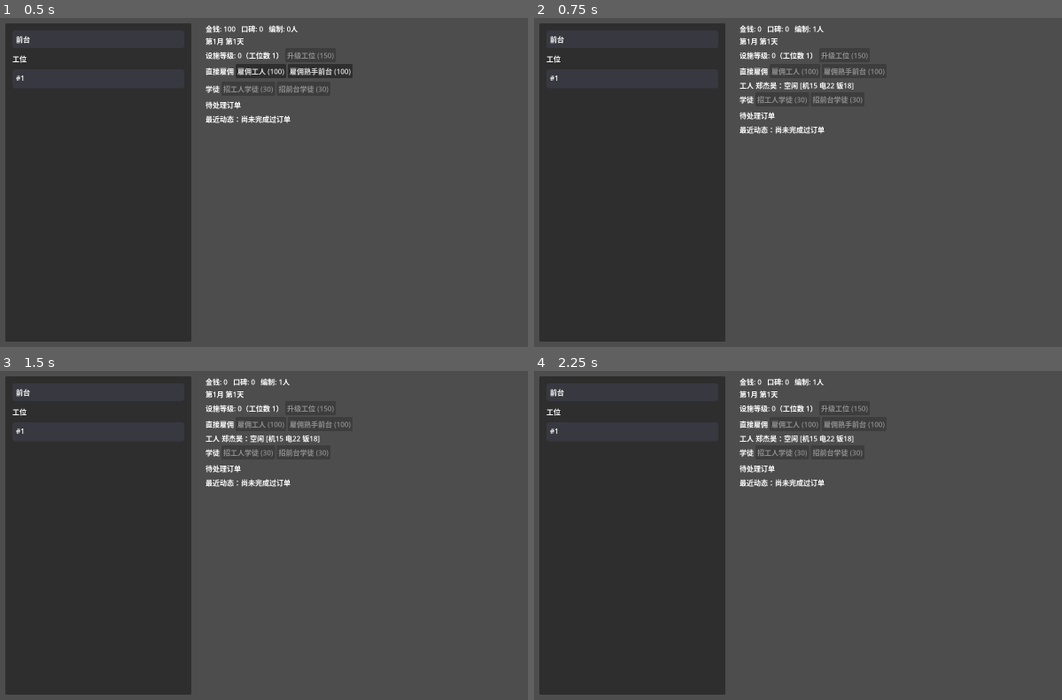
Above: before the commit, frames 1-4 (two rows, left to right).
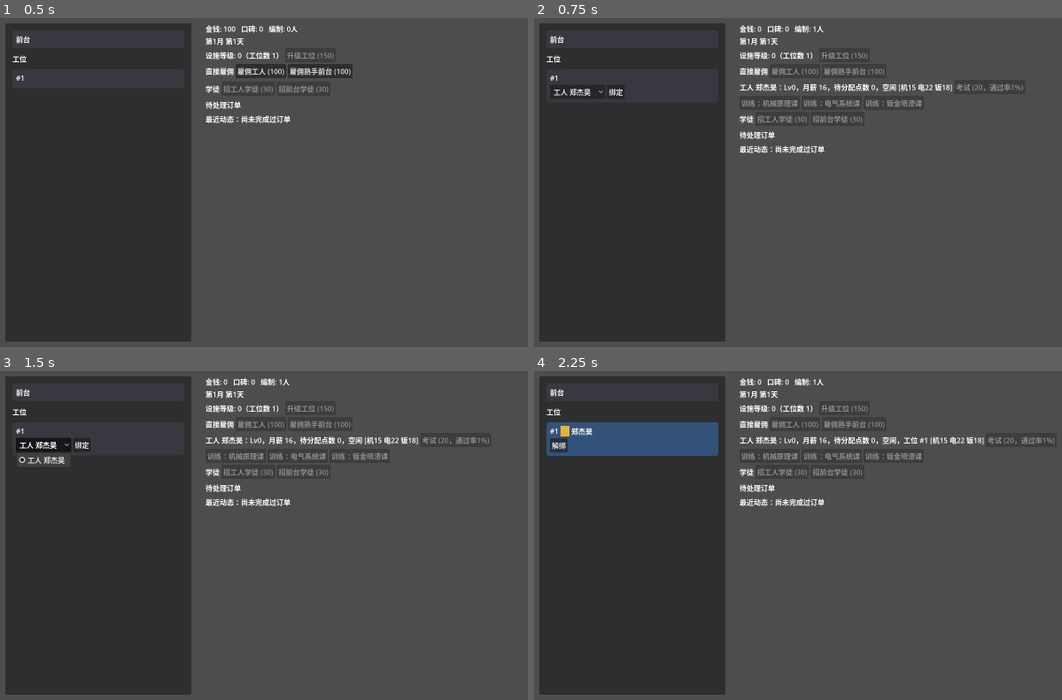
Above: after the commit, the same moments.

Repository: XinLiucc/cocos-game-project
Game: Godot game, scene res://scenes/Main.tscn
Two runs of this game, one before a commit and one after it. Both use one fixed random seed, a clock stepped at 60 frames per second and the inputs below.
Inputs (mouse positions are in pixels of both pictures, inside the frame that each line leads up to):
- Up to frame 1 (0.5 s): no input
- Up to frame 2 (0.75 s): click "雇佣工人 (100)" at 0.5 s
- Up to frame 3 (1.5 s): click (42, 443) at 1.25 s, where only the run after the commit has a clickable "工人 郑杰昊"
- Up to frame 4 (2.25 s): click (618, 443) at 2 s, where only the run after the commit has a clickable "绑定"

Frame 1 is identical in both runs. In frame 2, 2.1% of the frame differs, in the area x 3-93%, y 19-42%; in frame 3, 2.3%; in frame 4, 5.3%, in the area x 2-99%, y 15-42%.
Error before the commit: Invalid call. Nonexistent function 'apprentices' in base 'Node (GameState.gd)'. (res://scripts/Main.gd:580)

Commit message:
Split worker/front-desk roster lists by track instead of kind
Following GameState.gd's data-model unification, replace the two
kind-based lists (permanent workers vs. trainable apprentices) with two
track-based lists (worker vs. front-desk), per user's decision (option
A). Each list now holds an employee for life, regardless of when they
qualify — trainee-style controls (exam/training/attribute allocation)
and graduate-style controls (mentor bind/unbind, only for qualified
worker-track) are merged into one row widget that toggles content by
qualified status, keeping the index-stable row-reuse pattern intact.

Also fixes a latent gap in bind_worker_station() surfaced while touching
it: a qualified front-desk employee could previously slip past the
eligibility check and bind to a repair station.

Verified live via godot-mcp: hire flows, exam-driven graduation staying
in the same list slot, mentor eligibility for trained-up workers, and
the station-binding fix.

Diff:
--- a/car_repair_shop/scenes/Main.tscn
+++ b/car_repair_shop/scenes/Main.tscn
@@ -101,7 +101,7 @@
 layout_mode = 2
 text = "招前台学徒 (30)"
 
-[node name="ApprenticeListContainer" type="VBoxContainer" parent="UIRoot/Margin/Layout/UI" unique_id=1219550046]
+[node name="FrontDeskListContainer" type="VBoxContainer" parent="UIRoot/Margin/Layout/UI" unique_id=1219550046]
 layout_mode = 2
 
 [node name="OrderHeaderRow" type="HBoxContainer" parent="UIRoot/Margin/Layout/UI" unique_id=968383375]
--- a/car_repair_shop/scripts/Main.gd
+++ b/car_repair_shop/scripts/Main.gd
@@ -55,7 +55,7 @@
 @onready var hire_worker_apprentice_button: Button = $UIRoot/Margin/Layout/UI/ApprenticeHeaderRow/HireWorkerApprenticeButton
 @onready var hire_front_desk_apprentice_button: Button = $UIRoot/Margin/Layout/UI/ApprenticeHeaderRow/HireFrontDeskApprenticeButton
 @onready var hire_front_desk_button: Button = $UIRoot/Margin/Layout/UI/WorkerHeaderRow/HireFrontDeskButton
-@onready var apprentice_list_container: VBoxContainer = $UIRoot/Margin/Layout/UI/ApprenticeListContainer
+@onready var front_desk_list_container: VBoxContainer = $UIRoot/Margin/Layout/UI/FrontDeskListContainer
 @onready var floor_vbox: VBoxContainer = $UIRoot/Margin/Layout/StationFloorPanel/FloorMargin/FloorVBox
 @onready var station_slots_container: VBoxContainer = $UIRoot/Margin/Layout/StationFloorPanel/FloorMargin/FloorVBox/StationSlotsContainer
 @onready var order_list_container: VBoxContainer = $UIRoot/Margin/Layout/UI/OrderListContainer
@@ -73,9 +73,11 @@
 # 中文文本的排版开销远高于英文（实测每个中文 Label 约 7ms，跟字体无关），列表每帧全量
 # queue_free()+重建就是卡顿的真正根因。改成常驻行控件、按下标复用（员工只增不减，下标稳定），
 # 每次只在算出来的文字真的变了时才写 .text（触发排版），按钮 disabled/visible 是纯布尔状态，
-# 随便更新不会有排版开销。数组下标与 game_state.workers()/apprentices() 的返回顺序一一对应
+# 随便更新不会有排版开销。数组下标与 game_state.worker_track_employees()/front_desk_track_employees()
+# 的返回顺序一一对应（2026-09-08：两个列表改按赛道分——方案A，同一 track 的人转正前后
+# 待在同一个列表里，靠行内容自己切换"学徒/在职"两种展示，不搬家，下标才能稳定复用）
 var _worker_rows: Array[Dictionary] = []
-var _apprentice_rows: Array[Dictionary] = []
+var _front_desk_rows: Array[Dictionary] = []
 # 工位同工人/学徒一样只增不减，下标复用；待处理订单队列长度不超过当前档位容量（最高
 # MAX_QUEUE_CAPACITY），预先按上限建好固定数量的行、按下标复用，不用的行隐藏即可
 var _station_rows: Array[Dictionary] = []
@@ -86,8 +88,8 @@
 var _front_desk_style_by_state: Array[StyleBoxFlat] = []
 # 前台柜台：{"panel":PanelContainer, "badges_container":HBoxContainer, "visual_state":-1}
 var _front_desk_panel: Dictionary = {}
-# 在岗前台学徒的色块+名字，按 game_state.apprentices() 下标复用（学徒只增不减，下标稳定），
-# 不是前台赛道/未转正的学徒对应行直接隐藏
+# 在岗前台的色块+名字，按 game_state.front_desk_track_employees() 下标复用（前台赛道
+# 只增不减，下标稳定），未转正的对应行直接隐藏
 var _front_desk_badge_rows: Array[Dictionary] = []
 # 单次操作里 game_state 信号可能连环触发好几次 _update_all()（比如接单要连续
 # set_employee_busy 师傅+学徒两次），改成只打脏标记、_process() 里每帧最多重建一次列表，
@@ -359,9 +361,9 @@
 		return
 	var e: Dictionary = game_state.get_employee(employee_id)
 	if result["passed"]:
-		last_result_text = "考试：学徒 %s 通过（概率%.0f%%），晋升至 Lv%d" % [e["name"], result["rate"], e["level"]]
+		last_result_text = "考试：%s 通过（概率%.0f%%），晋升至 Lv%d" % [e["name"], result["rate"], e["level"]]
 	else:
-		last_result_text = "考试：学徒 %s 未通过（概率%.0f%%），报名费 %d 打水漂" % [e["name"], result["rate"], game_state.EXAM_COST]
+		last_result_text = "考试：%s 未通过（概率%.0f%%），报名费 %d 打水漂" % [e["name"], result["rate"], game_state.EXAM_COST]
 	_ui_dirty = true
 
 
@@ -446,8 +448,8 @@
 	return " ".join(parts)
 
 
-func _rebuild_worker_action_widgets(entry: Dictionary, worker_id: int, mentor_id: int, available_ids: Array) -> void:
-	var action_container: HBoxContainer = entry["action_container"]
+func _rebuild_mentor_action_widgets(entry: Dictionary, worker_id: int, mentor_id: int, available_ids: Array) -> void:
+	var action_container: HBoxContainer = entry["mentor_action_container"]
 	for child in action_container.get_children():
 		child.queue_free()
 	if mentor_id != -1:
@@ -470,58 +472,6 @@
 	entry["available_ids"] = available_ids
 
 
-func _update_worker_list() -> void:
-	var bound_apprentice_ids: Array = game_state.bound_apprentice_ids()
-	var workers: Array[Dictionary] = game_state.workers()
-	for i in range(workers.size()):
-		var w: Dictionary = workers[i]
-		var entry: Dictionary
-		if i < _worker_rows.size():
-			entry = _worker_rows[i]
-		else:
-			var row := HBoxContainer.new()
-			var new_label := Label.new()
-			row.add_child(new_label)
-			var action_container := HBoxContainer.new()
-			row.add_child(action_container)
-			entry = {"row": row, "label": new_label, "action_container": action_container, "mentor_id": -2, "available_ids": [-2]}
-			_worker_rows.append(entry)
-			worker_list_container.add_child(row)
-
-		var status_text := "空闲"
-		if w["busy"]:
-			var job := _find_by_employee(active_jobs, w["id"])
-			if not job.is_empty():
-				var order: Resource = job["order"]
-				var apprentice_id: int = job.get("apprentice_id", -1)
-				if apprentice_id != -1:
-					status_text = "带教中（%s，学徒%s）" % [order.car_name, game_state.get_employee(apprentice_id)["name"]]
-				else:
-					status_text = "工作中（%s）" % order.car_name
-			else:
-				status_text = "工作中"
-
-		var mentor_id: int = w.get("mentor_apprentice_id", -1)
-		var mentor_text := "，带教学徒 %s" % game_state.get_employee(mentor_id)["name"] if mentor_id != -1 else ""
-
-		var station_id: int = game_state.station_of_worker(w["id"])
-		var station_text := "，工位 #%d" % station_id if station_id != -1 else ""
-
-		var new_text := "工人 %s：%s%s%s [%s]" % [w["name"], status_text, station_text, mentor_text, _format_attributes(w["attributes"])]
-		var label: Label = entry["label"]
-		if label.text != new_text:
-			label.text = new_text
-
-		var available_ids: Array = []
-		if mentor_id == -1:
-			for a in game_state.apprentices():
-				if not bound_apprentice_ids.has(a["id"]) and not a.get("qualified", false):
-					available_ids.append(a["id"])
-
-		if mentor_id != entry["mentor_id"] or available_ids != entry["available_ids"]:
-			_rebuild_worker_action_widgets(entry, w["id"], mentor_id, available_ids)
-
-
 func _training_courses_for_track(track: String) -> Array[Resource]:
 	return FRONT_DESK_TRAINING_COURSES if track == "front_desk" else WORKER_TRAINING_COURSES
 
@@ -530,23 +480,31 @@
 	return game_state.FRONT_DESK_ATTRIBUTE_KEYS if track == "front_desk" else game_state.WORKER_ATTRIBUTE_KEYS
 
 
-# 招募时就定型（工人学徒/前台学徒是两种不同职业，见 GameState.gd 2026-09-03 注释），
-# 课程/属性分配按钮从这一刻起就是固定的那条线，不再需要运行时按"赛道选没选"切换
-func _create_apprentice_row(apprentice_id: int, track: String) -> Dictionary:
-	# 学徒行按钮已经超过单行 HBoxContainer 能容纳的宽度（超出窗口会点不到），
-	# 拆成多个子行的 VBoxContainer：状态行 / 训练课程行 / 属性分配行。
-	# 训练课程按钮文字固定不变（课程列表不会变），属性分配按钮文字也固定不变——
-	# 两者都只建一次，之后只切换 disabled/visible，不再重新赋值 .text（避免中文排版开销）
+# 2026-09-08：工人/前台不再是两种数据形状（见 GameState.gd 同日改动），列表也跟着改成
+# 按赛道分（方案A）：同一 track 的人只增不减、下标稳定，转正前后都待在同一个列表里，
+# 靠这一行内容自己在"学徒"/"在职"两种展示间切换，不用把人从一个列表搬到另一个列表——
+# 这个行控件因此要同时容下训练用的部件（考试/训练课程/属性分配）和转正后才用得上的
+# 部件（带教操作区），按 qualified 切换要不要populate/展示，不是按行的"类型"决定建哪种。
+# 学徒行按钮已经超过单行 HBoxContainer 能容纳的宽度（超出窗口会点不到），
+# 拆成多个子行的 VBoxContainer：状态行 / 训练课程行 / 属性分配行。
+# 训练课程按钮文字固定不变（课程列表不会变），属性分配按钮文字也固定不变——
+# 两者都只建一次，之后只切换 disabled/visible，不再重新赋值 .text（避免中文排版开销）
+func _create_employee_row(employee_id: int, track: String) -> Dictionary:
 	var block := VBoxContainer.new()
-	var row := HBoxContainer.new()
-	block.add_child(row)
+	var status_row := HBoxContainer.new()
+	block.add_child(status_row)
 
 	var status_label := Label.new()
-	row.add_child(status_label)
+	status_row.add_child(status_label)
 
 	var exam_button := Button.new()
-	exam_button.pressed.connect(_on_exam_button_pressed.bind(apprentice_id))
-	row.add_child(exam_button)
+	exam_button.pressed.connect(_on_exam_button_pressed.bind(employee_id))
+	status_row.add_child(exam_button)
+
+	# 带教操作区：只有工人赛道转正后才会被 populate（见 _update_employee_row），
+	# 前台赛道/未转正的行始终留空，不占视觉空间
+	var mentor_action_container := HBoxContainer.new()
+	status_row.add_child(mentor_action_container)
 
 	var course_row := HBoxContainer.new()
 	block.add_child(course_row)
@@ -555,7 +513,7 @@
 	for course in courses:
 		var train_button := Button.new()
 		train_button.text = "训练：%s" % course.course_name
-		train_button.pressed.connect(_on_train_button_pressed.bind(apprentice_id, course))
+		train_button.pressed.connect(_on_train_button_pressed.bind(employee_id, course))
 		course_row.add_child(train_button)
 		course_buttons.append(train_button)
 
@@ -565,90 +523,132 @@
 	for key in _attribute_keys_for_track(track):
 		var alloc_button := Button.new()
 		alloc_button.text = "+%s" % ATTRIBUTE_SHORT_NAMES[key]
-		alloc_button.pressed.connect(_on_allocate_button_pressed.bind(apprentice_id, key))
+		alloc_button.pressed.connect(_on_allocate_button_pressed.bind(employee_id, key))
 		alloc_row.add_child(alloc_button)
 
-	apprentice_list_container.add_child(block)
+	var container := worker_list_container if track == "worker" else front_desk_list_container
+	container.add_child(block)
 	return {
 		"block": block, "status_label": status_label,
 		"exam_button": exam_button, "course_buttons": course_buttons, "courses": courses,
-		"alloc_row": alloc_row,
+		"alloc_row": alloc_row, "mentor_action_container": mentor_action_container,
+		"mentor_id": -2, "available_ids": [-2],
 	}
 
 
-func _update_apprentice_list() -> void:
-	var apprentices: Array[Dictionary] = game_state.apprentices()
-	for i in range(apprentices.size()):
-		var a: Dictionary = apprentices[i]
+func _update_employee_row(entry: Dictionary, e: Dictionary, track: String, bound_apprentice_ids: Array) -> void:
+	var qualified: bool = e.get("qualified", false)
+
+	var status_text := "空闲"
+	if e["busy"]:
+		var training := _find_by_employee(active_trainings, e["id"])
+		var own_job := _find_by_employee(active_jobs, e["id"])
+		var mentor_job := _find_mentor_job_by_apprentice(e["id"])
+		if not training.is_empty():
+			var course: Resource = training["course"]
+			status_text = "训练中（%s）" % course.course_name
+		elif not own_job.is_empty():
+			var order: Resource = own_job["order"]
+			var mentee_id: int = own_job.get("apprentice_id", -1)
+			if mentee_id != -1:
+				status_text = "带教中（%s，学徒%s）" % [order.car_name, game_state.get_employee(mentee_id)["name"]]
+			else:
+				status_text = "工作中（%s）" % order.car_name
+		elif not mentor_job.is_empty():
+			var order: Resource = mentor_job["order"]
+			status_text = "带教中（%s，师傅%s）" % [order.car_name, game_state.get_employee(mentor_job["employee_id"])["name"]]
+		else:
+			status_text = "忙碌中"
+	elif qualified and track == "front_desk":
+		status_text = "在岗中（自动分配）"
+
+	var role_word := "工人" if track == "worker" else "前台"
+	var state_tag := "" if qualified else "[学徒] "
+	var salary: int = game_state.qualified_apprentice_salary() if qualified else game_state.apprentice_salary_for_level(e["level"])
+	var pending_points: int = e.get("pending_points", 0)
+
+	var mentor_text := ""
+	if track == "worker" and qualified:
+		var mentee_id: int = e.get("mentor_apprentice_id", -1)
+		if mentee_id != -1:
+			mentor_text = "，带教学徒 %s" % game_state.get_employee(mentee_id)["name"]
+
+	var mentored_text := ""
+	if not qualified:
+		var mentor_worker_id: int = game_state.mentor_of(e["id"])
+		if mentor_worker_id != -1:
+			mentored_text = "，带教师傅 %s" % game_state.get_employee(mentor_worker_id)["name"]
+
+	var station_id: int = game_state.station_of_worker(e["id"])
+	var station_text := "，工位 #%d" % station_id if station_id != -1 else ""
+
+	var new_status_text := "%s%s %s：Lv%d，月薪 %d，待分配点数 %d，%s%s%s%s [%s]" % [
+		state_tag,
+		role_word,
+		e["name"],
+		e["level"],
+		salary,
+		pending_points,
+		status_text,
+		mentor_text,
+		mentored_text,
+		station_text,
+		_format_attributes(e["attributes"]),
+	]
+	var status_label: Label = entry["status_label"]
+	if status_label.text != new_status_text:
+		status_label.text = new_status_text
+
+	var exam_button: Button = entry["exam_button"]
+	var new_exam_text := "考试 (%d，通过率%.0f%%)" % [game_state.EXAM_COST, game_state.exam_pass_rate(e["id"])]
+	if exam_button.text != new_exam_text:
+		exam_button.text = new_exam_text
+	exam_button.disabled = not game_state.can_take_exam(e["id"])
+
+	var course_buttons: Array = entry["course_buttons"]
+	var courses: Array = entry["courses"]
+	for j in range(courses.size()):
+		(course_buttons[j] as Button).disabled = not game_state.can_start_training(e["id"], courses[j])
+
+	(entry["alloc_row"] as HBoxContainer).visible = pending_points > 0
+
+	if track == "worker" and qualified:
+		var mentor_id: int = e.get("mentor_apprentice_id", -1)
+		var available_ids: Array = []
+		if mentor_id == -1:
+			for a in game_state.unqualified_employees():
+				if not bound_apprentice_ids.has(a["id"]):
+					available_ids.append(a["id"])
+		if mentor_id != entry["mentor_id"] or available_ids != entry["available_ids"]:
+			_rebuild_mentor_action_widgets(entry, e["id"], mentor_id, available_ids)
+
+
+func _update_worker_list() -> void:
+	var bound_apprentice_ids: Array = game_state.bound_apprentice_ids()
+	var worker_employees: Array[Dictionary] = game_state.worker_track_employees()
+	for i in range(worker_employees.size()):
+		var e: Dictionary = worker_employees[i]
 		var entry: Dictionary
-		if i < _apprentice_rows.size():
-			entry = _apprentice_rows[i]
+		if i < _worker_rows.size():
+			entry = _worker_rows[i]
 		else:
-			entry = _create_apprentice_row(a["id"], a.get("track", ""))
-			_apprentice_rows.append(entry)
-
-		var track: String = a.get("track", "")
-		var qualified: bool = a.get("qualified", false)
-
-		var status_text := "空闲"
-		if a["busy"]:
-			var training := _find_by_employee(active_trainings, a["id"])
-			var own_job := _find_by_employee(active_jobs, a["id"])
-			var mentor_job := _find_mentor_job_by_apprentice(a["id"])
-			if not training.is_empty():
-				var course: Resource = training["course"]
-				status_text = "训练中（%s）" % course.course_name
-			elif not own_job.is_empty():
-				var order: Resource = own_job["order"]
-				status_text = "工作中（%s）" % order.car_name
-			elif not mentor_job.is_empty():
-				var order: Resource = mentor_job["order"]
-				status_text = "带教中（%s，师傅%s）" % [order.car_name, game_state.get_employee(mentor_job["employee_id"])["name"]]
-			else:
-				status_text = "忙碌中"
-		elif qualified and track == "front_desk":
-			status_text = "在岗中（自动分配）"
-
-		var salary: int = game_state.qualified_apprentice_salary() if qualified else game_state.apprentice_salary_for_level(a["level"])
-		var qualified_tag := "[已转正] " if qualified else ""
-		var track_tag := ""
-		if track == "worker":
-			track_tag = "[工人赛道] "
-		elif track == "front_desk":
-			track_tag = "[前台赛道] "
-		var pending_points: int = a.get("pending_points", 0)
-		var mentor_worker_id: int = game_state.mentor_of(a["id"])
-		var mentor_text := "，带教师傅 %s" % game_state.get_employee(mentor_worker_id)["name"] if mentor_worker_id != -1 else ""
-		var station_id: int = game_state.station_of_worker(a["id"])
-		var station_text := "，工位 #%d" % station_id if station_id != -1 else ""
-		var new_status_text := "%s%s学徒 %s：Lv%d，月薪 %d，待分配点数 %d，%s%s%s [%s]" % [
-			qualified_tag,
-			track_tag,
-			a["name"],
-			a["level"],
-			salary,
-			pending_points,
-			status_text,
-			mentor_text,
-			station_text,
-			_format_attributes(a["attributes"]),
-		]
-		var status_label: Label = entry["status_label"]
-		if status_label.text != new_status_text:
-			status_label.text = new_status_text
-
-		var exam_button: Button = entry["exam_button"]
-		var new_exam_text := "考试 (%d，通过率%.0f%%)" % [game_state.EXAM_COST, game_state.exam_pass_rate(a["id"])]
-		if exam_button.text != new_exam_text:
-			exam_button.text = new_exam_text
-		exam_button.disabled = not game_state.can_take_exam(a["id"])
-
-		var course_buttons: Array = entry["course_buttons"]
-		var courses: Array = entry["courses"]
-		for j in range(courses.size()):
-			(course_buttons[j] as Button).disabled = not game_state.can_start_training(a["id"], courses[j])
-
-		(entry["alloc_row"] as HBoxContainer).visible = pending_points > 0
+			entry = _create_employee_row(e["id"], "worker")
+			_worker_rows.append(entry)
+		_update_employee_row(entry, e, "worker", bound_apprentice_ids)
+
+
+func _update_front_desk_list() -> void:
+	var bound_apprentice_ids: Array = game_state.bound_apprentice_ids()
+	var front_desk_employees: Array[Dictionary] = game_state.front_desk_track_employees()
+	for i in range(front_desk_employees.size()):
+		var e: Dictionary = front_desk_employees[i]
+		var entry: Dictionary
+		if i < _front_desk_rows.size():
+			entry = _front_desk_rows[i]
+		else:
+			entry = _create_employee_row(e["id"], "front_desk")
+			_front_desk_rows.append(entry)
+		_update_employee_row(entry, e, "front_desk", bound_apprentice_ids)
 
 
 func _update_labels() -> void:
@@ -798,9 +798,9 @@
 		_front_desk_panel["visual_state"] = state
 
 	var badges_container: HBoxContainer = _front_desk_panel["badges_container"]
-	var apprentices: Array[Dictionary] = game_state.apprentices()
-	for i in range(apprentices.size()):
-		var a: Dictionary = apprentices[i]
+	var front_desk_employees: Array[Dictionary] = game_state.front_desk_track_employees()
+	for i in range(front_desk_employees.size()):
+		var a: Dictionary = front_desk_employees[i]
 		var entry: Dictionary
 		if i < _front_desk_badge_rows.size():
 			entry = _front_desk_badge_rows[i]
@@ -808,7 +808,7 @@
 			entry = _create_front_desk_badge(badges_container)
 			_front_desk_badge_rows.append(entry)
 
-		var on_duty: bool = a.get("track", "") == "front_desk" and a.get("qualified", false)
+		var on_duty: bool = a.get("qualified", false)
 		(entry["row"] as HBoxContainer).visible = on_duty
 		if on_duty:
 			var name_label: Label = entry["label"]
@@ -933,7 +933,7 @@
 
 		var available_worker_ids: Array = []
 		if worker_id == -1:
-			for w in game_state.station_eligible_employees():
+			for w in game_state.workers():
 				if not bound_worker_ids.has(w["id"]):
 					available_worker_ids.append(w["id"])
 
@@ -957,7 +957,7 @@
 	_try_auto_assign_pending_orders()
 	_update_labels()
 	_update_worker_list()
-	_update_apprentice_list()
+	_update_front_desk_list()
 	_update_front_desk_panel()
 	_update_station_floor()
 	_update_pending_order_list()
